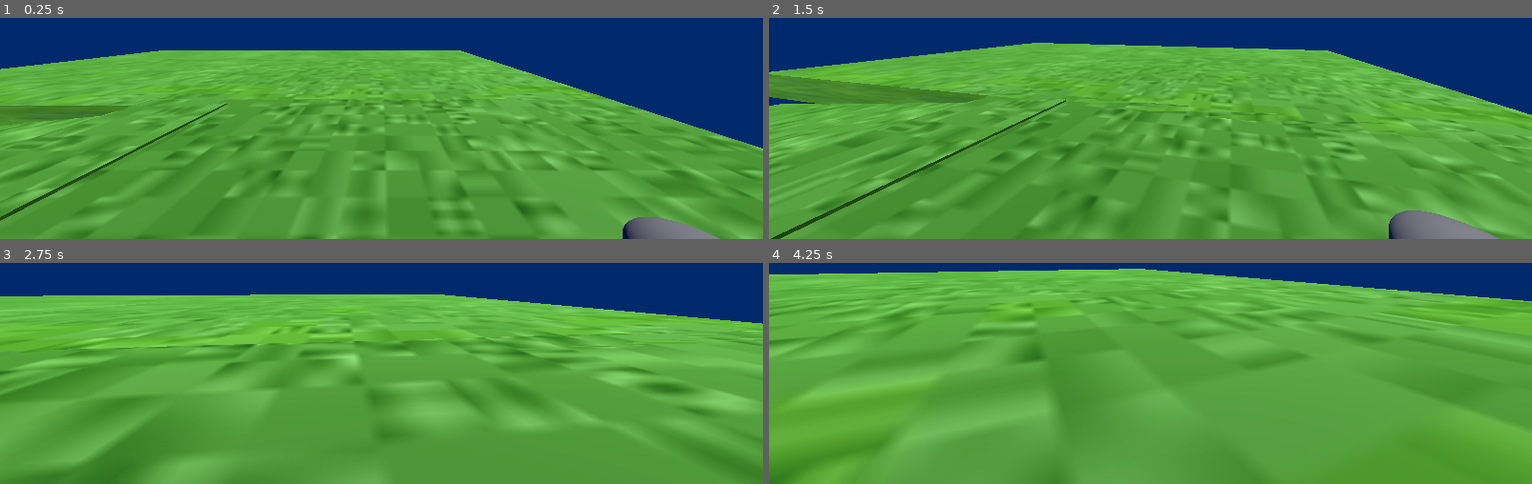
Above: before the commit, frames 1-4 (two rows, left to right).
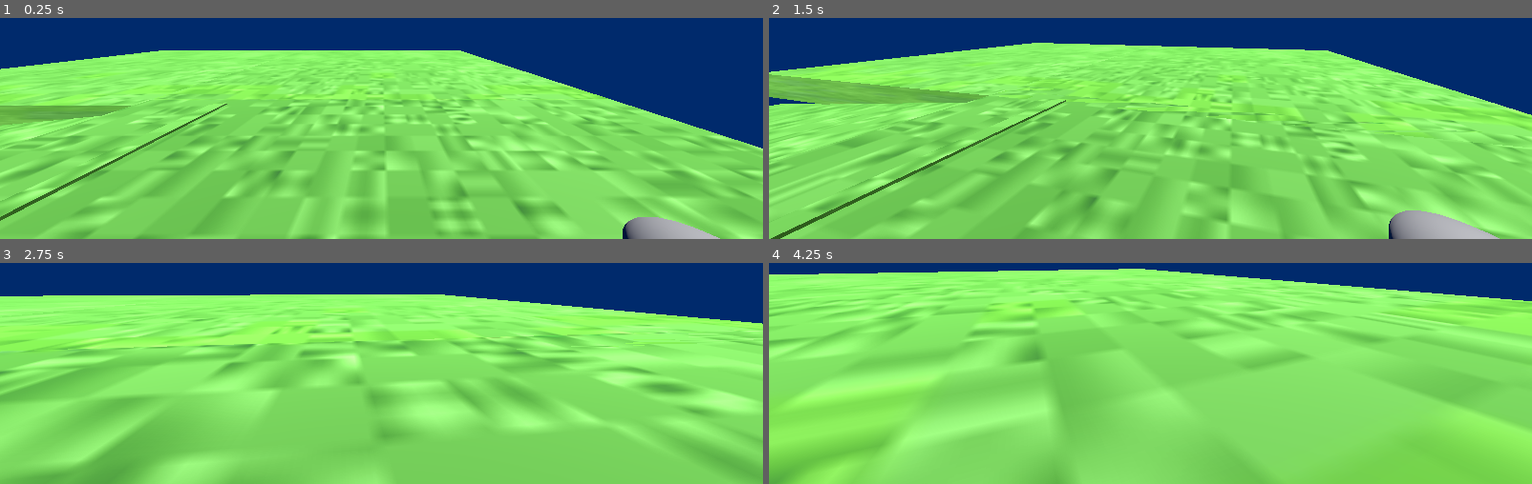
Above: after the commit, the same moments.

Repository: arrowira/DarkFantasyRPG
Game: Godot game, scene res://Scenes/Main.tscn
The game is run twice, just before and just after one commit, with the same random seed, the same clock (stepped at 60 frames per second) and the same inputs.
Inputs (mouse positions are in pixels of both pictures, inside the frame that each line leads up to):
- Up to frame 1 (0.25 s): no input
- Up to frame 2 (1.5 s): move the mouse to (1188, 22) at 0.52 s; hold C (Crouch) 0.53-1.28 s; hold W (Forward) from 0.53 s (still down); tap Space (Jump) at 0.77 s; move the mouse to (1112, 26) at 1.27 s; tap Shift (Sprint) at 1.35 s
- Up to frame 3 (2.75 s): keep holding W (Forward); tap Space (Jump) at 1.52 s; move the mouse to (outside the picture) at 2.02 s; hold C (Crouch) from 2.03 s (still down)
- Up to frame 4 (4.25 s): keep holding W (Forward); move the mouse to (1142, 276) at 2.77 s; release C (Crouch) at 2.78 s; tap Shift (Sprint) at 2.85 s; tap Space (Jump) at 3.02, 3.77 s; move the mouse to (1203, 276) at 3.52 s; hold C (Crouch) from 3.53 s (still down)

The runs differ from the first frame. In frame 1, 76% of the frame differs, in the area x 0-100%, y 14-100%; in frame 2, 81%; in frame 3, 83%; in frame 4, 93%, in the area x 0-100%, y 2-100%.

Commit message:
Sun Adjustments

Diff:
--- a/dark-fantasy-rpg/Scenes/Main.tscn
+++ b/dark-fantasy-rpg/Scenes/Main.tscn
@@ -104,8 +104,10 @@
 [node name="CollisionShape3D" type="CollisionShape3D" parent="GroundContainer/Ground6/StaticBody3D"]
 shape = SubResource("BoxShape3D_r150o")
 
-[node name="DirectionalLight3D" type="DirectionalLight3D" parent="."]
-transform = Transform3D(1, 0, 0, 0, 0.52184355, 0.8530412, 0, -0.8530412, 0.52184355, 0, 9.504418, 6.0265527)
-
 [node name="WorldEnvironment" type="WorldEnvironment" parent="."]
 environment = SubResource("Environment_idj7w")
+
+[node name="Sun" type="DirectionalLight3D" parent="."]
+transform = Transform3D(1, 0, 0, 0, 0.5218436, 0.85304123, 0, -0.85304123, 0.5218436, 0, 35.276165, 62.57685)
+light_energy = 2.0
+light_specular = 2.0
